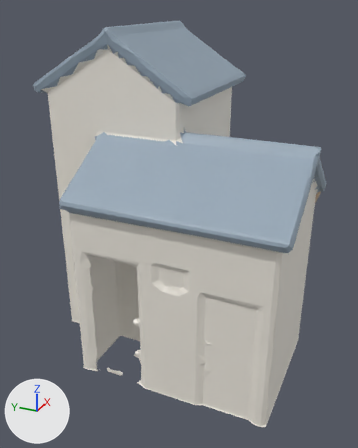
Before and after pictures for a commit that changed the glTF model docs/univers/archipeo/batiments/modeles/6e-batiment-quartier-de-boussole/final-3000.glb.
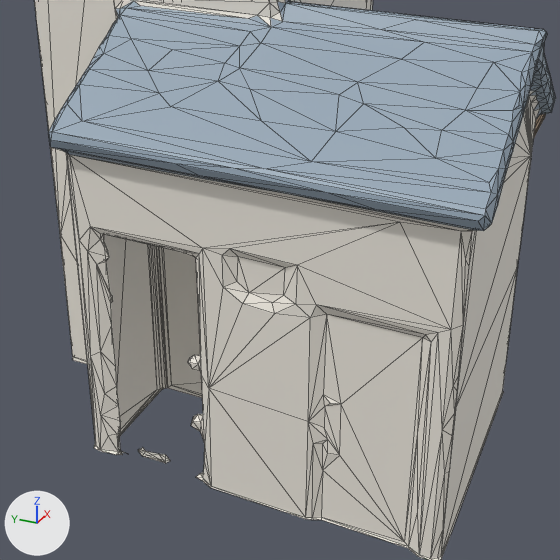
There are two pictures of each version: one whole from a camera (50 mm lens) standing at (-1.358, -0.524, 1.013) and looking at (-0.052, 0.064, 0.36), one close up on the part from 9% to 92% of the width and 29% to 95% of the height. Lighting does not change. The marker at lower left points along +X, +Y and +Z. The last two pictures show the newer version. The close-ups show mesh edges as thin lines. Vertices at exactly the same position are counted once.

In view in the first close-up: 'geometry_0'.
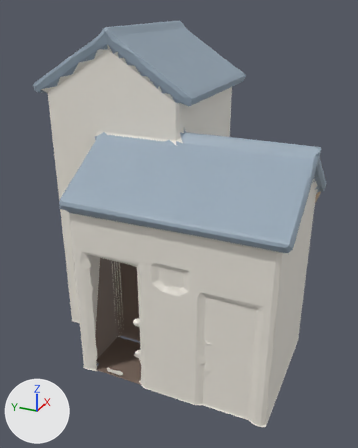
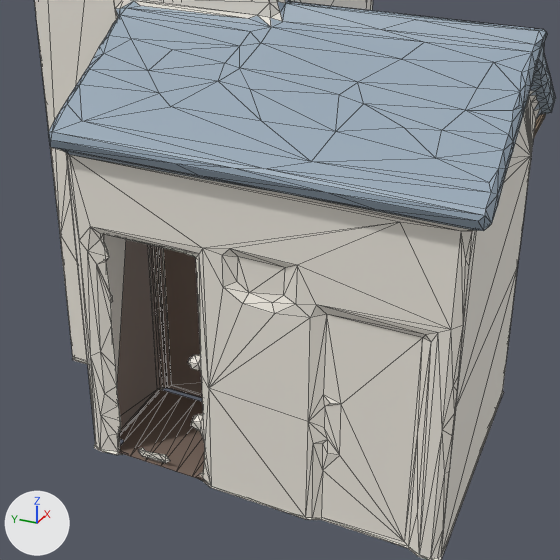
Boxes (x1, y1, x2, y2) around the edits, measured in the close-ups (560 x 560 px):
part 1 of me_geometry_0, added (brown): after (119, 389, 206, 481)
part 2 of me_geometry_0, reshaped: (156, 247, 168, 388) in both
part 3 of me_geometry_0, recoloured (darker): (117, 240, 202, 454) in both

The change, as a list of edits to the scene's bpy script:
```text
Change me_geometry_0:
    used by ob_geometry_0; location = (0.0, 0.0, 0.0)
    remove me_geometry_0.from_pydata(...)  # 1404 vertices, 2679 faces; spans x -0.423..0.457, y -0.364..0.436, z 0.0..0.945
    add me_geometry_0.from_pydata(...)  # 1451 vertices, 2840 faces; spans x -0.423..0.457, y -0.364..0.436, z 0.0..0.945
    me_geometry_0 part 1: a new loose piece of 43 vertices spanning x -0.395..-0.01, y -0.309..0.214, z 0.003, in mat_defaultmaterial
    me_geometry_0 part 2
    20 faces are deleted
    4 vertices are added at (0.155, -0.281, 0.003), (0.265, -0.281, 0.003), (0.265, -0.254, 0.003), (0.155, -0.254, 0.003)
    143 new faces join them
    me_geometry_0 part 3: 162 kept faces spanning x -0.395..0.021, y -0.316..0.237, z 0.0..0.638 get new vertex colours; the middle colour goes from white #f2ede3 to brown #837166
```
